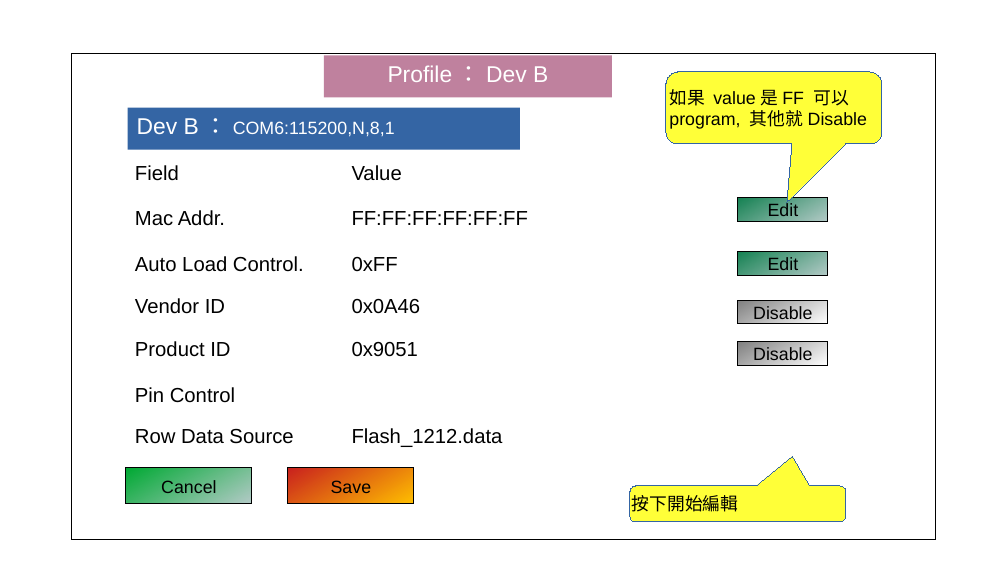
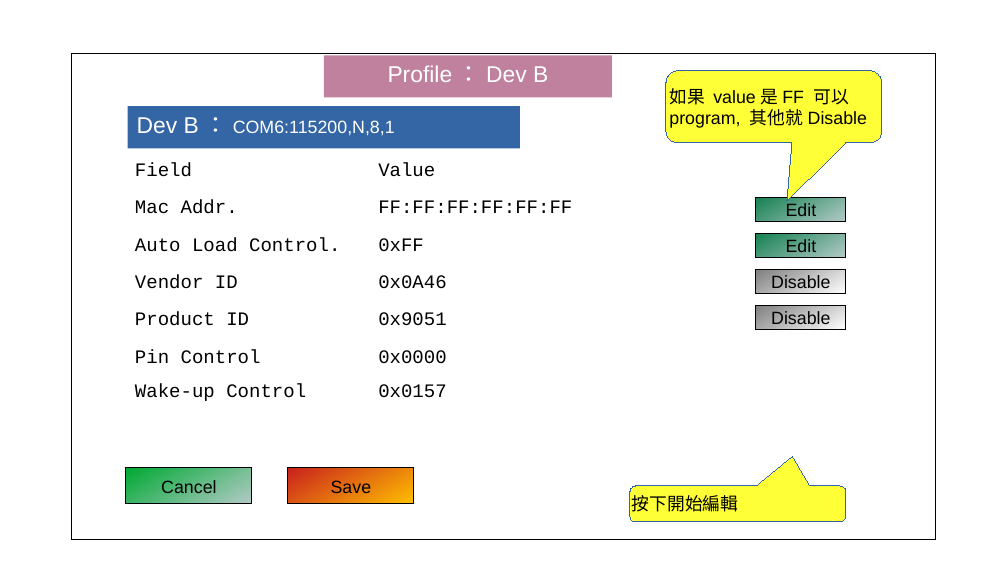
Before and after one commit to tomjpsun/obsidianVaults, a slide deck: slide 3 of DM9051A OTP 燒錄專案/8051A OTP GUI.odp. Drawn at 1008x567 pixels with LibreOffice and Linux fonts; fonts in the diff are those of the drawing. Boxes give left, top, right and bottom in pixels: in the first picture for what was removed or moved away, otherwise in the second. Text is boxed around its words. In the diff, an @@ line names an element or a change of style, - is before the commit and + after.

Commit message:
vault backup: 2023-12-15 14:21:00
Affected files:
DM9051A OTP 燒錄專案/.~lock.8051A OTP GUI.odp#
DM9051A OTP 燒錄專案/8051A OTP GUI.odp

```diff
--- a/DM9051A OTP 燒錄專案/8051A OTP GUI.odp
+++ b/DM9051A OTP 燒錄專案/8051A OTP GUI.odp
@@ table at bbox=[126, 153, 864, 414] @@
-row 6, column 2: 
+row 6, column 2: 0x0000
-row 7, column 1: Row Data Source
+row 7, column 1: Wake-up Control
-row 7, column 2: Flash_1212.data
+row 7, column 2: 0x0157
@@ size 16 to 15 pt, font Arial to Courier New in "Field", "Value", "Mac Addr.", "FF:FF:FF:FF:FF:FF" and 7 more places @@
@@ table: place and size @@
-table at bbox=[126, 154, 844, 464]
+table at bbox=[126, 153, 864, 414]
@@ rectangle "Edit": place and size @@
-rectangle "Edit" at bbox=[738, 198, 828, 222]
+rectangle "Edit" at bbox=[756, 198, 846, 222]
@@ rectangle "Edit": place and size @@
-rectangle "Edit" at bbox=[738, 252, 828, 276]
+rectangle "Edit" at bbox=[756, 234, 846, 258]
@@ rectangle "Disable": place and size @@
-rectangle "Disable" at bbox=[738, 300, 828, 324]
+rectangle "Disable" at bbox=[756, 270, 846, 294]
@@ rectangle "Disable": place and size @@
-rectangle "Disable" at bbox=[738, 342, 828, 366]
+rectangle "Disable" at bbox=[756, 306, 846, 330]
```
Also in this commit, not shown: 1 other file.
